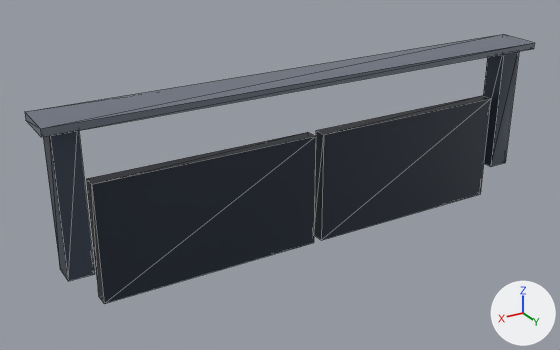
The glTF model public/models/world/lock-gate-structure.glb as it was, and as the next commit left it.
Before and after are seen from a 50 mm lens placed at (8.56, 12.8, 8.14), pointed at (0.71, -0.27, 1.61). Lighting does not change. The marker at lower right points along +X, +Y and +Z. The picture after the commit comes second. Mesh edges are drawn as thin lines. Where no turn or scale is listed for an object, it has been applied to the vertices. Vertices at exactly the same position are counted once.

In view in the first picture: 'Lock-gate-structureBody'.
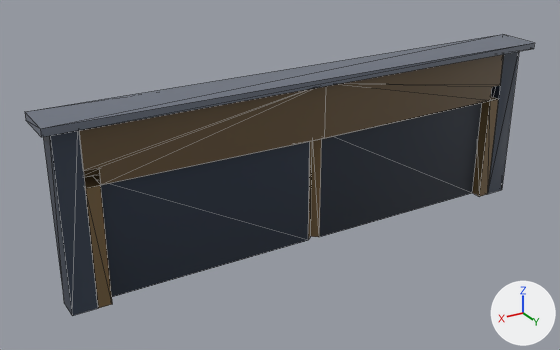
What changed in the scene script:
```text
Change me_lock_gate_structure_mesh:
    used by ob_lock_gate_structurebody; location = (0.0, 1.75, 1.91)
    remove me_lock_gate_structure_mesh.from_pydata(...)  # 40 vertices, 60 faces; spans x -5.75..5.75, y -2.25..-1.25, z -1.91..1.91
    add me_lock_gate_structure_mesh.from_pydata(...)  # 72 vertices, 72 faces; spans x -5.75..5.75, y -2.25..-1.25, z -1.91..1.91
    me_lock_gate_structure_mesh part 1: the loose piece of 8 vertices spanning x -4.9..-0.1, y -1.9..-1.6, z -1.91..0.59 is rebuilt with 10 vertices and now spans x -4.77..4.77, y -1.88..-1.75, z -1.91..0.59
    me_lock_gate_structure_mesh part 2: a new loose piece of 30 vertices spanning x -5.05..5.05, y -2.09..-1.41, z -1.91..1.76, in mat_lock_gate_structure_surface
    me_lock_gate_structure_mesh part 3
    12 vertices are removed from x -5.55..5.55, y -2.0..-1.5, z -1.91..0.59
    32 faces are deleted
    4 vertices in x -5.55..5.55, y -2.0..-1.5, z -1.16 move by (0.0, 0.0, -0.75)
    12 vertices are added at x -5.55..5.55, y -2.21..-1.5, z -1.91..1.76
    20 new faces join them
```

What differs and where, as boxes [x1, y1, x2, y2] in the pictures (560 x 350 px):
'Lock-gate-structureBody', reshaped: before [25, 34, 534, 304]; after [25, 34, 534, 316]
part 1 of me_lock_gate_structure_mesh, rebuilt (115% wider, 34% taller): before [314, 96, 491, 240]; after [101, 103, 482, 297]
part 2 of me_lock_gate_structure_mesh, added (brown): after [79, 54, 504, 308]
part 3 of me_lock_gate_structure_mesh, cut back: before [43, 52, 519, 304]; after [43, 52, 519, 316]
